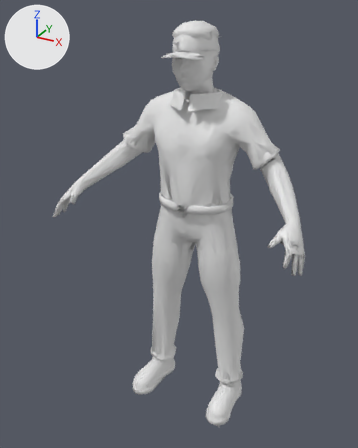
Renders of the glTF model public/models/characters/technician-v3.glb from each side of a commit.
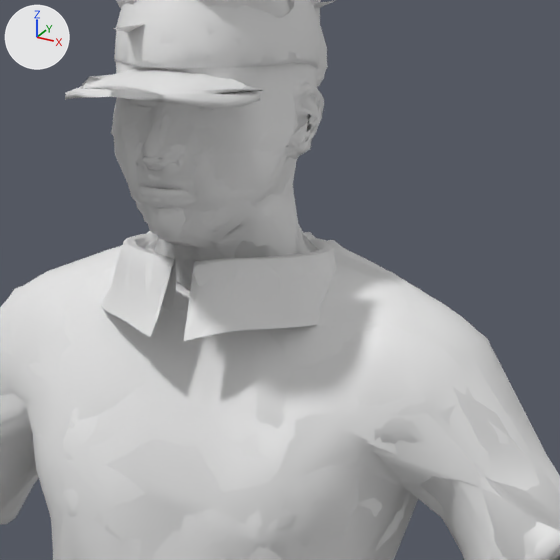
There are two pictures of each version: one whole from a 50 mm lens placed at (0.957, -1.936, 1.873), pointed at (-0.036, -0.129, 0.97), one close up on the part from 41% to 76% of the width and 8% to 36% of the height. Lighting does not change. The marker at upper left points along +X, +Y and +Z. The last two pictures show the newer version. Vertices at exactly the same position are counted once.

The scene before the commit, as lines of its bpy script (objects in view):
```python
me_cap__cap = bpy.data.meshes.new('cap__cap')
me_cap__cap.from_pydata(...)  # 434 vertices, 844 faces; spans x -0.085..0.085, y -0.251..0.056, z 1.687..1.814
me_cap_lod1__cap = bpy.data.meshes.new('cap_lod1__cap')
me_cap_lod1__cap.from_pydata(...)  # 118 vertices, 224 faces; spans x -0.085..0.084, y -0.251..0.055, z 1.689..1.814
me_cap_lod2__cap = bpy.data.meshes.new('cap_lod2__cap')
me_cap_lod2__cap.from_pydata(...)  # 37 vertices, 64 faces; spans x -0.084..0.088, y -0.251..0.046, z 1.693..1.762
me_shirt_avg_lod2__shirt = bpy.data.meshes.new('shirt_avg_lod2__shirt')
me_shirt_avg_lod2__shirt.from_pydata(...)  # 144 vertices, 240 faces; spans x -0.366..0.367, y -0.168..0.094, z 1.01..1.554
ob_cap__cap = bpy.data.objects.new('cap__cap', me_cap__cap)
ob_cap__cap.location = (0.0, 0.0, 0.0)
ob_cap_lod1__cap = bpy.data.objects.new('cap_lod1__cap', me_cap_lod1__cap)
ob_cap_lod1__cap.location = (0.0, 0.0, 0.0)
ob_cap_lod2__cap = bpy.data.objects.new('cap_lod2__cap', me_cap_lod2__cap)
ob_cap_lod2__cap.location = (0.0, 0.0, 0.0)
ob_shirt_avg_lod2__shirt = bpy.data.objects.new('shirt_avg_lod2__shirt', me_shirt_avg_lod2__shirt)
ob_shirt_avg_lod2__shirt.location = (0.0, 0.0, 0.0)
# also in view: 'head_long_lod1__skin' at (0.0, -0.066, 1.655); 'head_oval_lod1__skin' at (0.0, -0.068, 1.658); 'beard_full_square__hair' at (0.0, -0.1, 1.622); 'head_broad_lod2__skin' at (0.001, -0.067, 1.655); 'shirt_heavy_lod2__shirt' at (0.0, -0.039, 1.279)
```
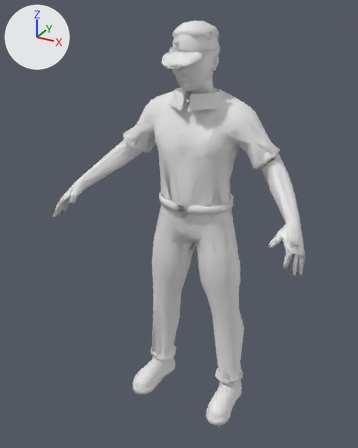
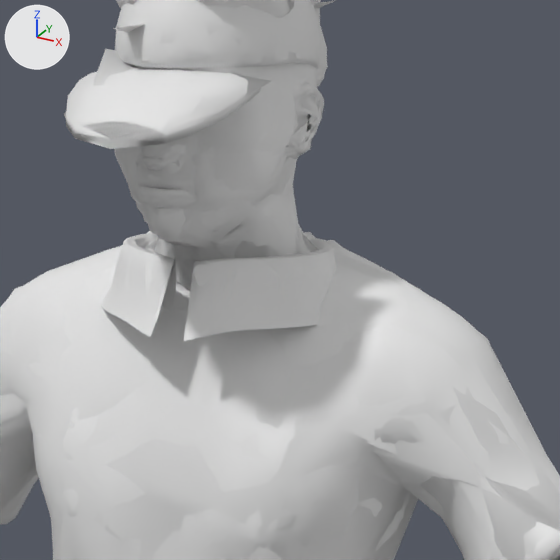
Changed parts and their boxes (x1, y1, x2, y2) in the close-ups (560 x 560 px):
'cap__cap', reshaped
    before: (65, 0, 320, 108)
    after: (66, 0, 320, 149)
'cap_lod1__cap', reshaped
    before: (68, 0, 319, 105)
    after: (64, 0, 319, 149)
'cap_lod2__cap', reshaped
    before: (81, 0, 337, 102)
    after: (80, 0, 337, 146)
part 1 of me_cap__cap, rebuilt (108% taller)
    before: (65, 69, 260, 108)
    after: (66, 67, 260, 149)
part 2 of me_cap_lod1__cap, rebuilt
    before: (68, 69, 261, 105)
    after: (64, 68, 236, 149)
part 3 of me_cap_lod2__cap, rebuilt
    before: (81, 75, 262, 102)
    after: (80, 49, 272, 146)

What the commit changed:
me_cap__cap is used by ob_cap__cap; location (0.0, 0.0, 0.0).
me_cap__cap had 434 vertices, 844 faces and spanned x -0.085..0.085, y -0.251..0.056, z 1.687..1.814.
me_cap__cap now has 429 vertices, 843 faces and spans x -0.085..0.085, y -0.251..0.056, z 1.657..1.814.
me_cap__cap part 1: the loose piece of 62 vertices spanning x -0.084..0.084, y -0.251..-0.141, z 1.687..1.716 is rebuilt with 82 vertices and now spans x -0.084..0.083, y -0.251..-0.141, z 1.657..1.716.
Other edits to the shape of me_cap__cap do not show in these pictures.
me_cap_lod1__cap is used by ob_cap_lod1__cap; location (0.0, 0.0, 0.0).
me_cap_lod1__cap had 118 vertices, 224 faces and spanned x -0.085..0.084, y -0.251..0.055, z 1.689..1.814.
me_cap_lod1__cap now has 117 vertices, 224 faces and spans x -0.085..0.084, y -0.251..0.055, z 1.657..1.814.
me_cap_lod1__cap part 2: the loose piece of 40 vertices spanning x -0.084..0.084, y -0.251..-0.141, z 1.689..1.714 is rebuilt with 43 vertices and now spans x -0.085..0.084, y -0.251..-0.141, z 1.657..1.719.
Other edits to the shape of me_cap_lod1__cap do not show in these pictures.
me_cap_lod2__cap is used by ob_cap_lod2__cap; location (0.0, 0.0, 0.0).
me_cap_lod2__cap had 37 vertices, 64 faces and spanned x -0.084..0.088, y -0.251..0.046, z 1.693..1.762.
me_cap_lod2__cap now has 37 vertices, 64 faces and spans x -0.068..0.095, y -0.251..0.046, z 1.657..1.762.
me_cap_lod2__cap part 3: the loose piece of 34 vertices spanning x -0.084..0.088, y -0.251..-0.141, z 1.693..1.712 is rebuilt with 34 vertices and now spans x -0.067..0.095, y -0.251..-0.142, z 1.657..1.726.
